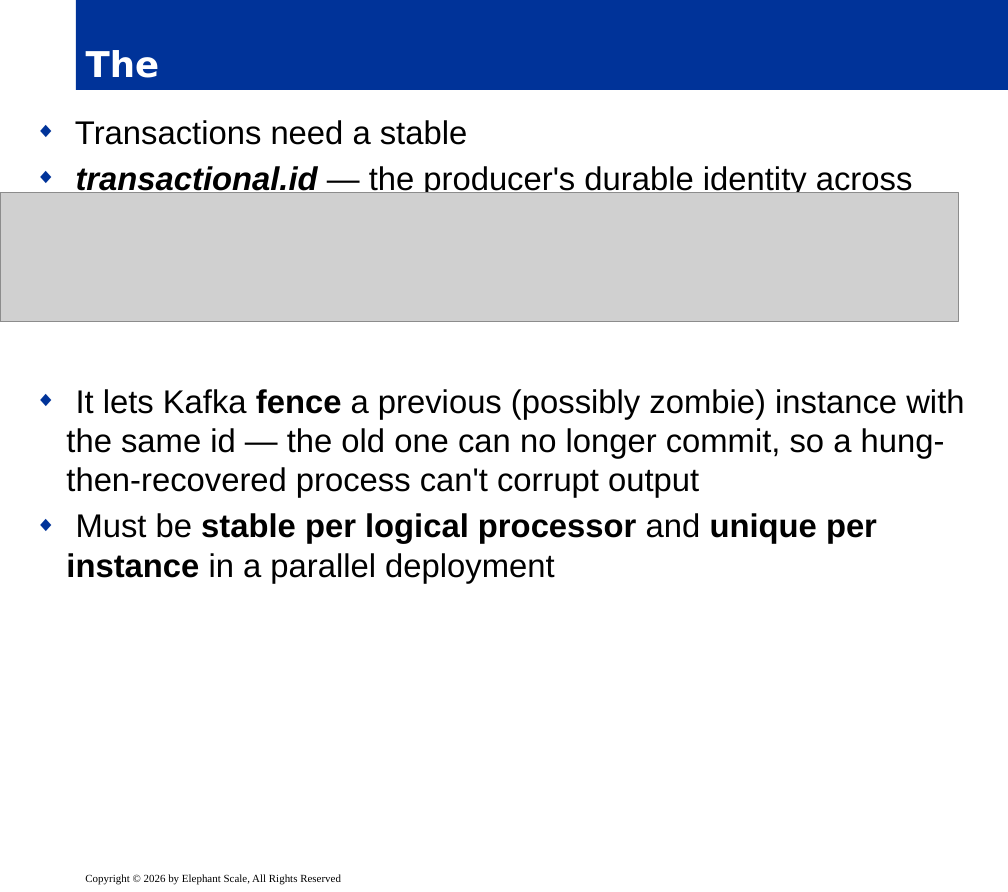
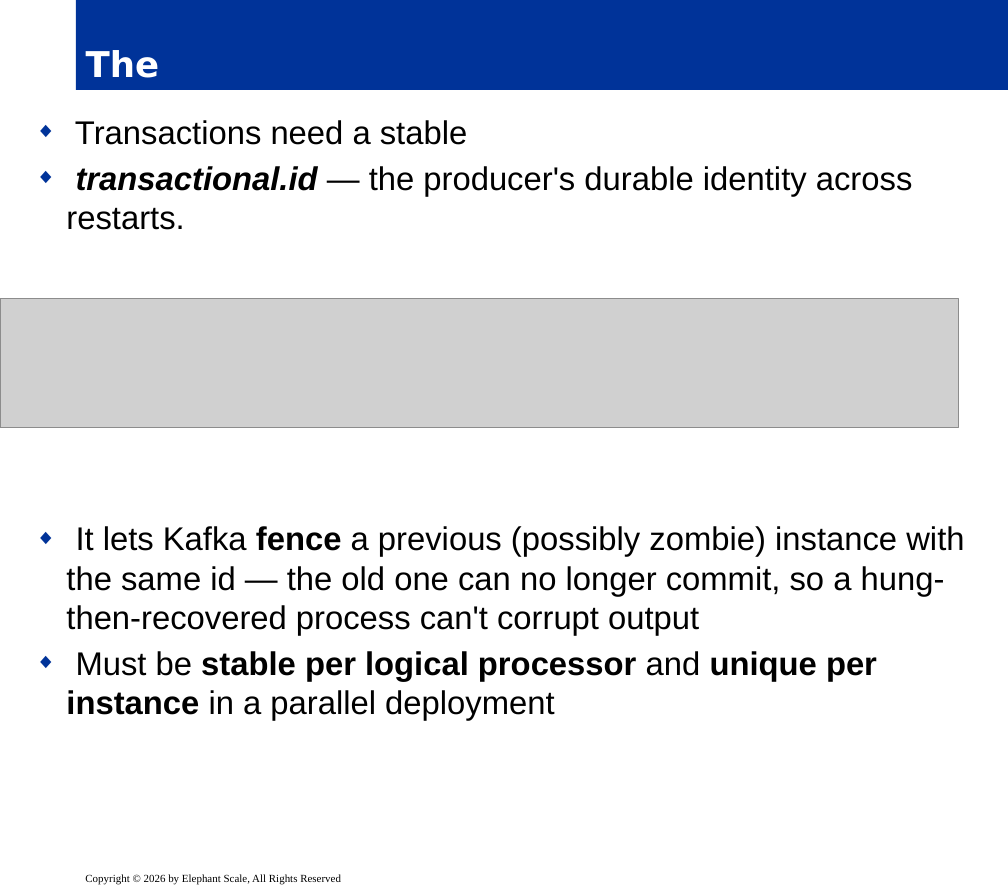
Before and after one commit to elephantscale/Apache-Kafka-for-Developers, a slide deck: slide 7 of slides/release/07__inter-3-delivery-transactions.pptx. Drawn at 1008x892 pixels with LibreOffice and Linux fonts; fonts in the diff are those of the drawing; grey boxes stand for pictures; background and template pictures are left out. Boxes give left, top, right and bottom in pixels: in the first picture for what was removed or moved away, otherwise in the second. Text is boxed around its words. In the diff, an @@ line names an element or a change of style, - is before the commit and + after.

```diff
--- a/slides/release/07__inter-3-delivery-transactions.pptx
+++ b/slides/release/07__inter-3-delivery-transactions.pptx
@@ text "Transactions need a stable" rewrapped from [66, 120, 964, 583] to [66, 120, 964, 721] @@
@@ picture: place and size @@
-picture at [0, 193, 959, 322]
+picture at [0, 299, 959, 428]
```
Also in this commit, not shown: 7 other slides changed.
